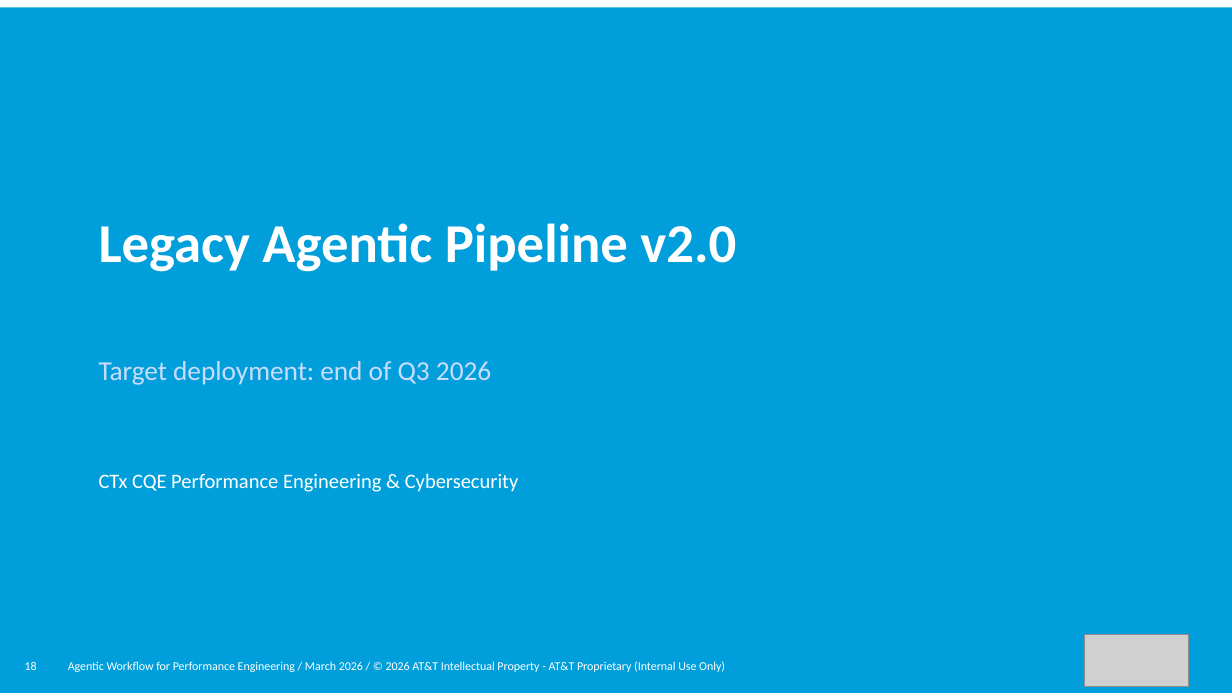
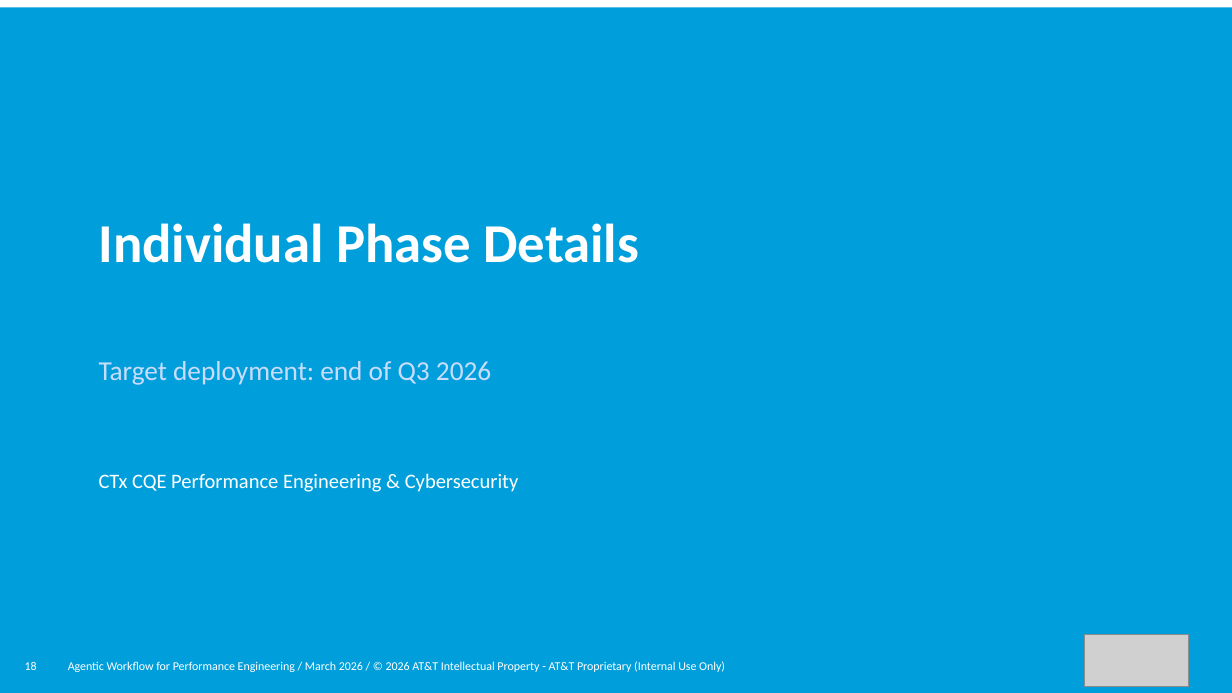
Before and after one commit to JasonCzech/perf-test-agent-v2, a slide deck: slide 7 of Documentation/perf_test_agent_deck_reskinned.pptx (slide 18 before the commit). Drawn at 1232x693 pixels with LibreOffice and Linux fonts; fonts in the diff are those of the drawing; grey boxes stand for pictures. Boxes give left, top, right and bottom in pixels: in the first picture for what was removed or moved away, otherwise in the second. Text is boxed around its words. In the diff, an @@ line names an element or a change of style, - is before the commit and + after.

```diff
--- a/Documentation/perf_test_agent_deck_reskinned.pptx
+++ b/Documentation/perf_test_agent_deck_reskinned.pptx
@@ text at box(99, 223, 639, 263): text changed @@
-Legacy Agentic Pipeline v2.0
+Individual Phase Details
```
Also in this commit, not shown: 2 other slides changed, 1 slide added, 5 slides removed, 6 other files.
